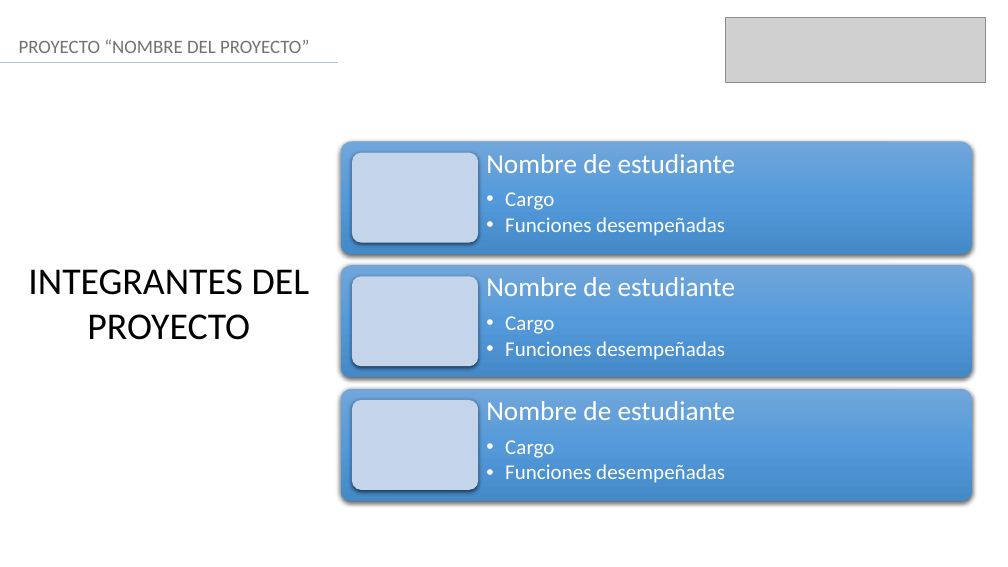
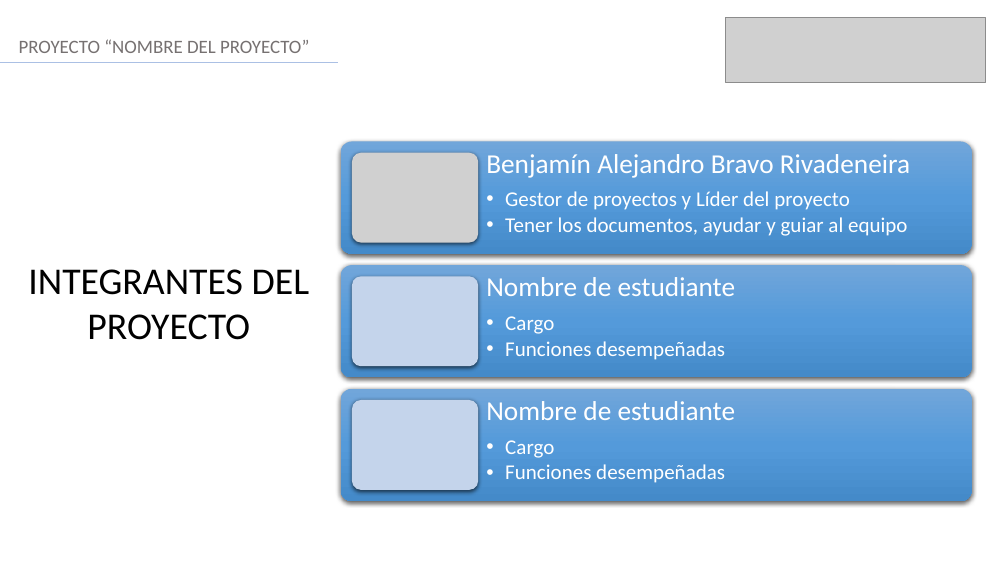
Before and after one commit to FelipeMunhoz18/FelipeMunhoz18-Bravo-Vargas-Munoz-Docs, a slide deck: slide 2 of Fase 3/Evidencias Grupales/Formato Presentación final.pptx. Drawn at 1008x567 pixels with LibreOffice and Linux fonts; fonts in the diff are those of the drawing; grey boxes stand for pictures. Boxes give left, top, right and bottom in pixels: in the first picture for what was removed or moved away, otherwise in the second. Text is boxed around its words. In the diff, an @@ line names an element or a change of style, - is before the commit and + after.

```diff
--- a/Fase 3/Evidencias Grupales/Formato Presentación final.pptx
+++ b/Fase 3/Evidencias Grupales/Formato Presentación final.pptx
@@ rounded rectangle removed at [352,153,479,243] @@
@@ picture added at [352,153,479,243] @@
@@ text at [486,154,910,236]: text changed @@
-Nombre de estudiante
-  • Cargo
-  • Funciones desempeñadas
+Benjamín Alejandro Bravo Rivadeneira
+  • Gestor de proyectos y Líder del proyecto
+  • Tener los documentos, ayudar y guiar al equipo
```
Also in this commit, not shown: 2 other slides changed.
